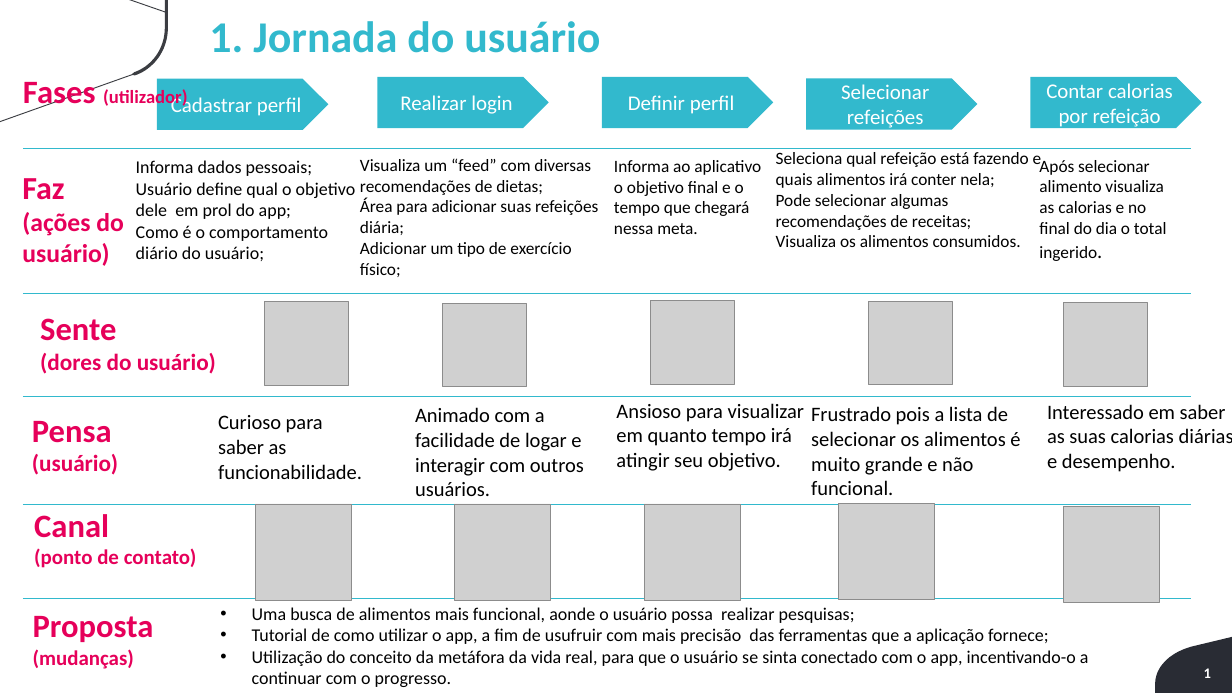
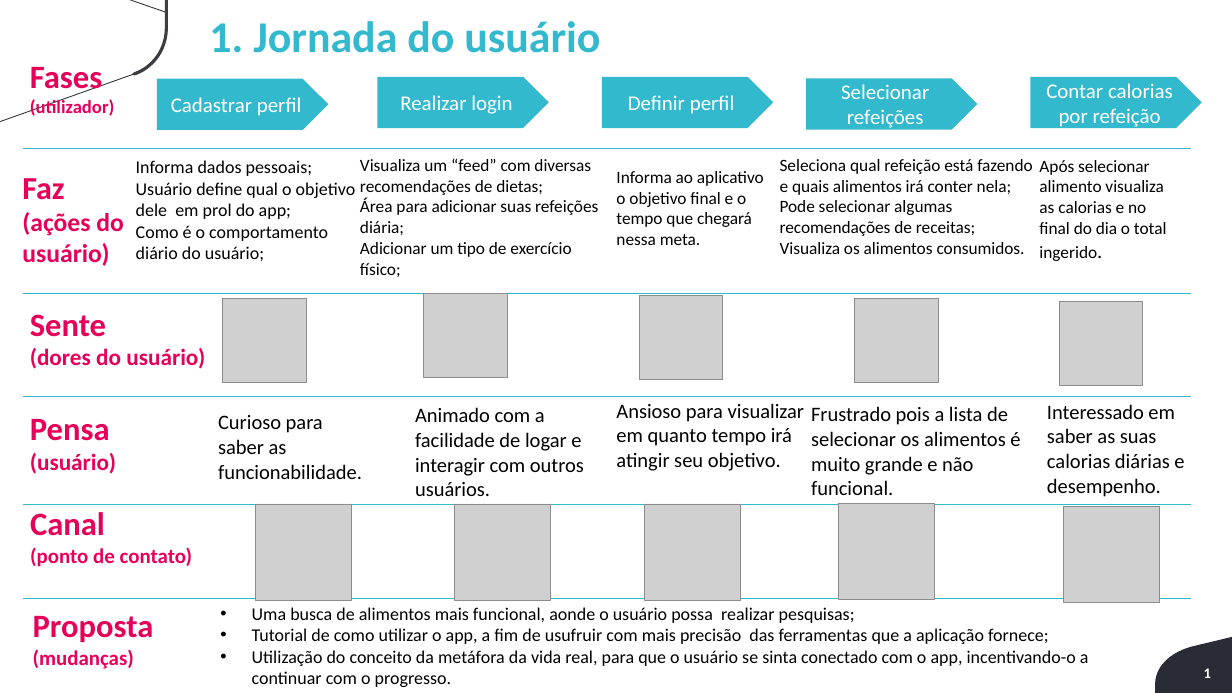
Before and after one commit to mileneoliveira/grupo04-react-web, a slide deck: slide 1 of Documentação/Documentação_Teorica/Jornada_Usuario V1(att).pptx. Drawn at 1232x693 pixels with LibreOffice and Linux fonts; fonts in the diff are those of the drawing; grey boxes stand for pictures; background and template pictures are left out. Boxes give left, top, right and bottom in pixels: in the first picture for what was removed or moved away, otherwise in the second. Text is boxed around its words. In the diff, an @@ line names an element or a change of style, - is before the commit and + after.

```diff
--- a/Documentação/Documentação_Teorica/Jornada_Usuario V1(att).pptx
+++ b/Documentação/Documentação_Teorica/Jornada_Usuario V1(att).pptx
@@ text "Fases (utilizador)" rewrapped from (23,82,188,111) to (30,67,115,116) @@
@@ text "Informa ao aplicativo o objetivo ...": place and size @@
-text "Informa ao aplicativo o objetivo ..." at (614,160,761,234)
+text "Informa ao aplicativo o objetivo ..." at (616,171,764,245)
@@ text "Seleciona qual refeição está fazendo ..." rewrapped from (776,152,1042,247) to (780,159,1032,254) @@
@@ text "Sente": place and size @@
-text "Sente" at (40,318,216,374)
+text "Sente" at (30,314,205,369)
@@ picture: place and size @@
-picture at (264,301,348,385)
+picture at (223,299,307,384)
@@ picture: place and size @@
-picture at (443,303,527,387)
+picture at (424,294,508,378)
@@ picture: place and size @@
-picture at (651,300,735,384)
+picture at (640,296,724,380)
@@ picture: place and size @@
-picture at (869,301,953,385)
+picture at (855,299,939,383)
@@ picture: place and size @@
-picture at (1064,303,1148,387)
+picture at (1059,301,1143,385)
@@ text "Interessado em saber as suas ..." rewrapped from (1047,404,1232,472) to (1047,404,1184,497) @@
@@ text "Canal": place and size @@
-text "Canal" at (34,514,197,568)
+text "Canal" at (30,512,193,567)
```
Also in this commit, not shown: 1 other file.
